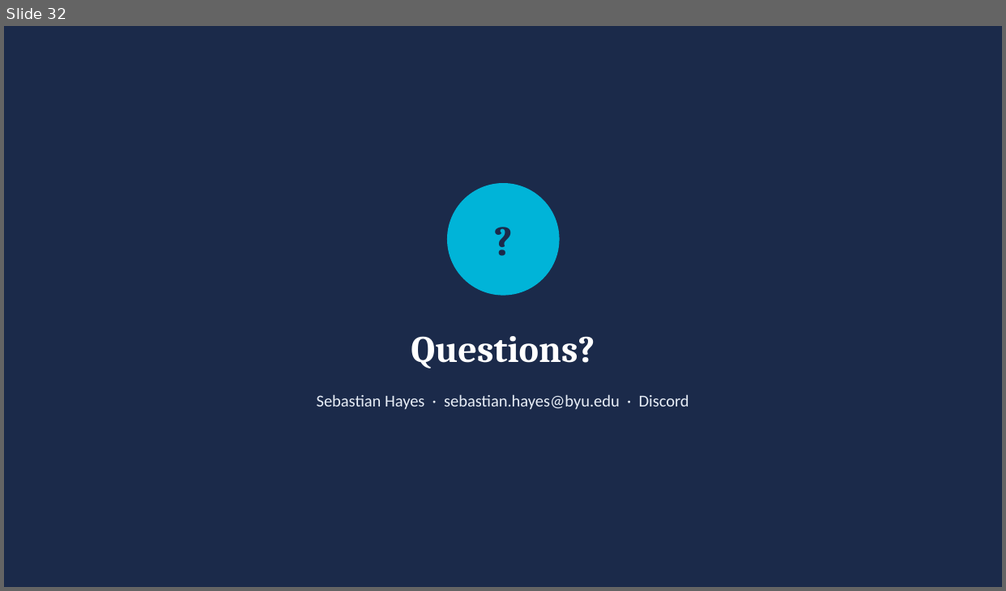
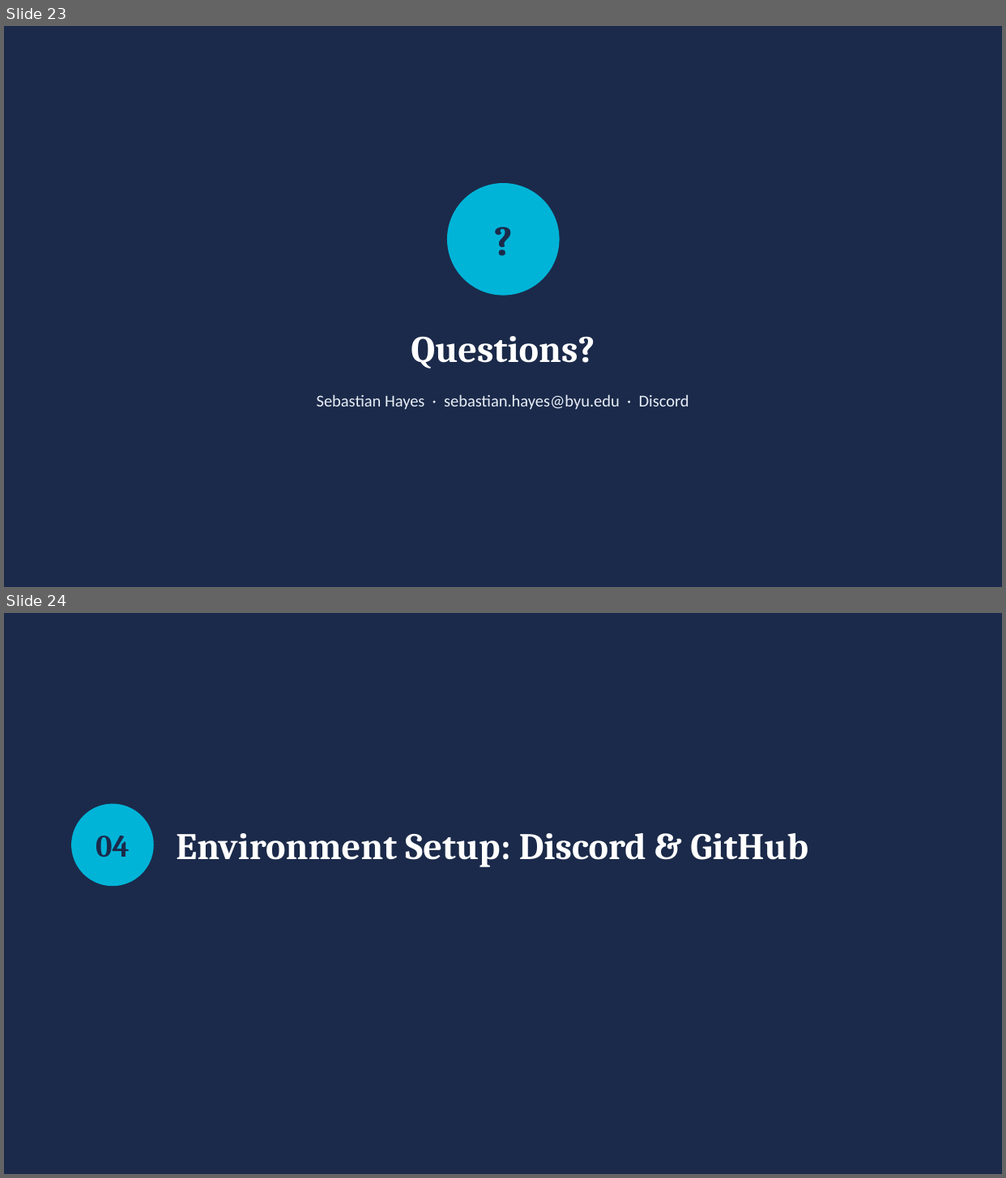
Before and after one commit to BYU-CYBER-444/byu-cyber-444.github.io, a slide deck: lectures/CYBER444_Week01_Introduction_and_Environment_Setup.pptx. Shown one above the other, each under a label of ours: slide 32 before the commit, slides 23 and 24 after it. The pictures are 1006x591 and 1006x1178 pixels, drawn with LibreOffice and Linux fonts; fonts in the diff are those of the drawing. Boxes give left, top, right and bottom in pixels: in the first picture for what was removed or moved away, otherwise in the second. Text is boxed around its words. In the diff, an @@ line names an element or a change of style, - is before the commit and + after.

```diff
--- a/lectures/CYBER444_Week01_Introduction_and_Environment_Setup.pptx
+++ b/lectures/CYBER444_Week01_Introduction_and_Environment_Setup.pptx
@@ slide 24 added at (x1=4, y1=613, x2=1002, y2=1174), background #1B2A4A @@
@@ ellipse added at (x1=71, y1=804, x2=154, y2=886), fill #00B4D8 @@
@@ text added at (x1=96, y1=836, x2=130, y2=857), 30 pt, text #1B2A4A, bold @@
+04
@@ text added at (x1=176, y1=833, x2=808, y2=867), 36 pt, text #FFFFFF, bold @@
+Environment Setup: Discord & GitHub
@@ what was slide 32 is now slide 23 @@
```
Also in this commit, not shown: 2 slides changed, 1 other slide added, 1 other file.
